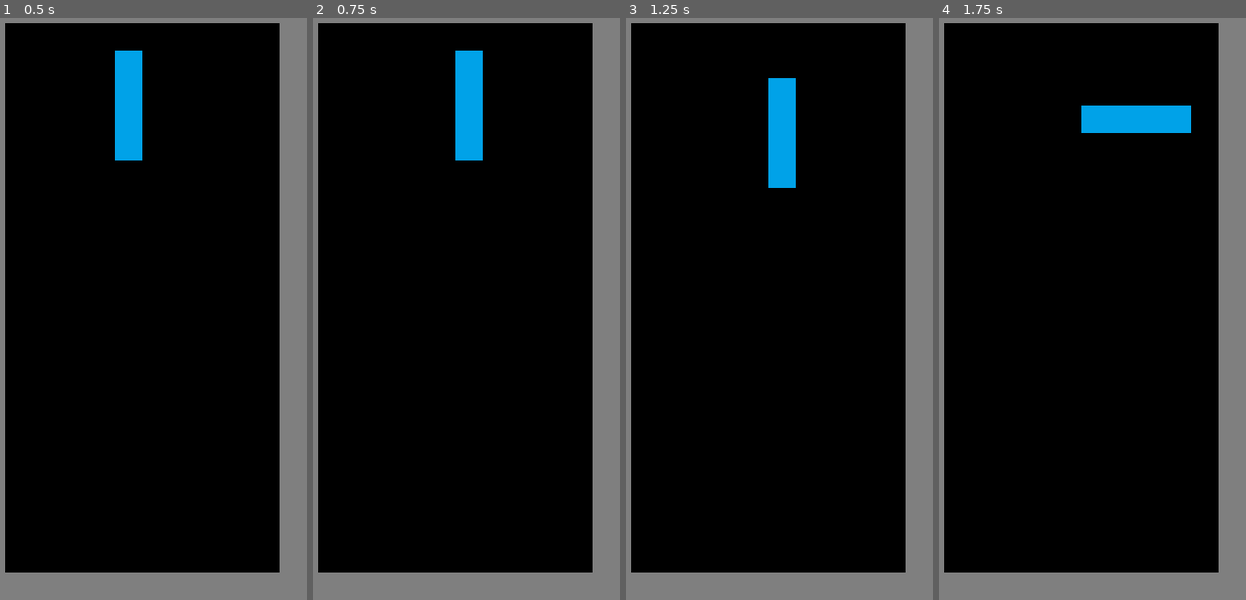
Above: before the commit, frames 1-4 (left to right).
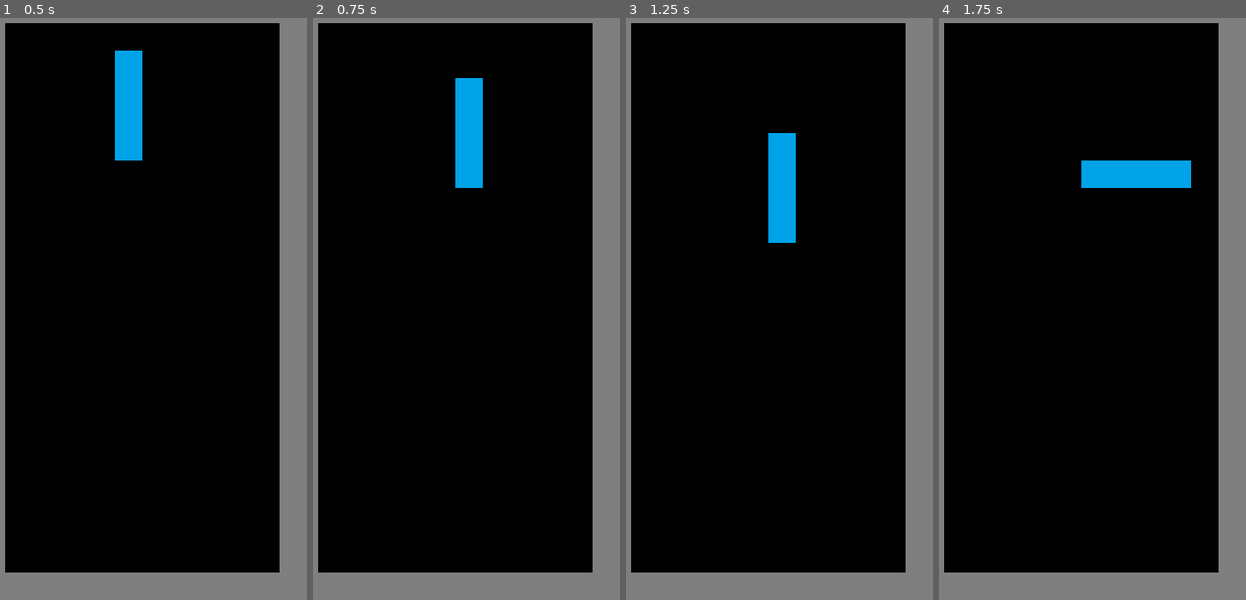
Above: after the commit, the same moments.

Repository: EricsonWillians/GodoTetris
Game: Godot game, scene res://Main.tscn
Same seed, same stepped clock (60 frames per second), same inputs: the game is played once before the commit and once after it.
Inputs:
- Up to frame 1 (0.5 s): no input
- Up to frame 2 (0.75 s): tap Enter at 0.5 s; hold Right from 0.53 s (still down)
- Up to frame 3 (1.25 s): keep holding Right
- Up to frame 4 (1.75 s): release Right at 1.28 s; hold Down from 1.28 s (still down)

Frame 1 is identical in both runs. In frame 2, 0.8% of the frame differs, in the area x 46-56%, y 5-30%; in frame 3, 1.7%; in frame 4, 3.4%, in the area x 46-83%, y 15-30%.

Commit message:
Implemented basic piece respawn

Diff:
--- a/Board.gd
+++ b/Board.gd
@@ -1,17 +1,35 @@
 extends Node2D
 
 var _timer = null
-const GAME_SPEED = 0.5;
+const GAME_SPEED = 0.3;
 const CELL_SIZE = 16;
 const X_CENTER = 80;
 
 onready var board_node = get_node("/root/Main/Board").get_node("TileMap");
-onready var piece_node = get_node("/root/Main/Board/IPiece")
+onready var piece_node;
 var movement = Vector2()
-var placed_pieces = []
+var occupied_positions = []
+var placed_nodes = []
 var current_rotation = 0
 
 var score = 0
+
+func get_new_piece():
+	var new_piece = load("res://IPiece.tscn")
+	new_piece = new_piece.instance()
+	add_child(new_piece)
+	new_piece.position.x = X_CENTER
+	new_piece.position.y = CELL_SIZE
+	return new_piece
+
+func place_piece(node):
+	var new_piece = load("res://IPiece.tscn")
+	new_piece = new_piece.instance()
+
+	new_piece.position.x = node.position.x
+	new_piece.position.y = node.position.y
+	add_child(new_piece)
+	placed_nodes.append(new_piece)
 
 func _ready():
 	_timer = Timer.new();
@@ -21,9 +39,7 @@
 	_timer.set_wait_time(GAME_SPEED)
 	_timer.set_one_shot(false) # Make sure it loops
 	_timer.start()
-	piece_node.show()
-	piece_node.position.x = X_CENTER
-	piece_node.position.y = CELL_SIZE
+	piece_node = get_new_piece();
 
 func _input(event):
 	if event is InputEventKey and event.pressed:
@@ -52,11 +68,13 @@
 	var last_line_y_pos = board_node.map_to_world(Vector2(0, 20))[1];
 	var current_piece_rotation = piece_node.get_children()[current_rotation]
 	var used_cells = current_piece_rotation.get_used_cells()
-	var piece_height = (CELL_SIZE * used_cells[used_cells.size()-1][1])
-	if (piece_node.position.y < last_line_y_pos - piece_height):
+	var piece_height = ((used_cells[used_cells.size()-1][1]) * CELL_SIZE)
+	if (piece_node.position.y + piece_height < last_line_y_pos):
 		piece_node.position.y = piece_node.position.y + CELL_SIZE;
-	elif (piece_node.position.y + (piece_height - CELL_SIZE) == last_line_y_pos):
-		placed_pieces.append([piece_node.position.x, piece_node.position.y + piece_height])
+	elif (piece_node.position.y == last_line_y_pos - piece_height):
+		placed_nodes.append(piece_node)
+		piece_node = get_new_piece()
+	print(board_node.world_to_map(Vector2(piece_node.position.x, piece_node.position.y + piece_height)))
 
 func _process(delta):
 	pass
